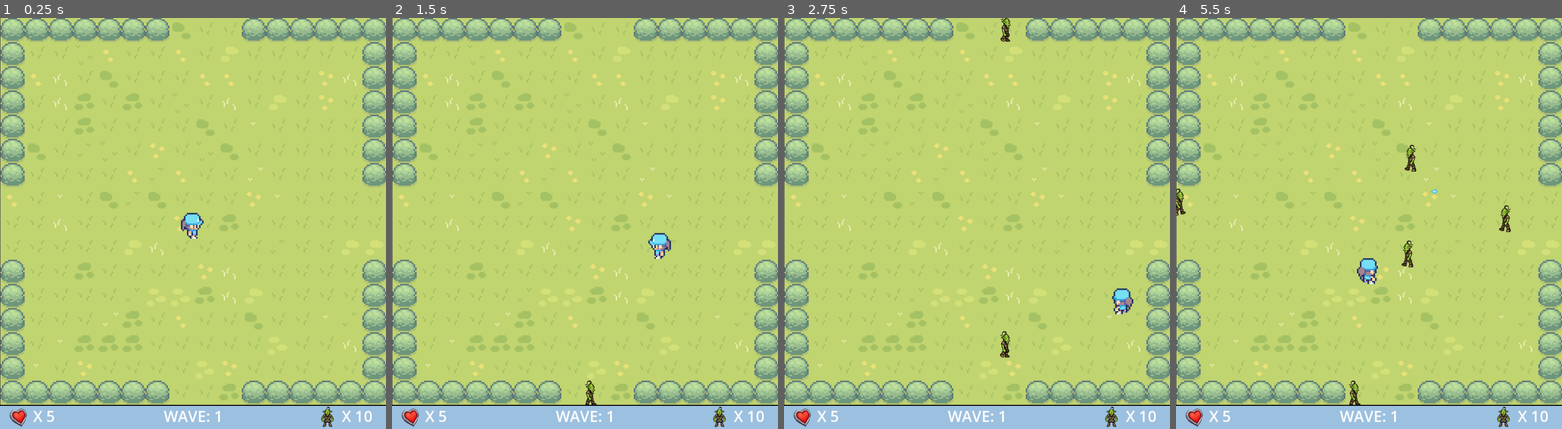
Above: before the commit, frames 1-4 (left to right).
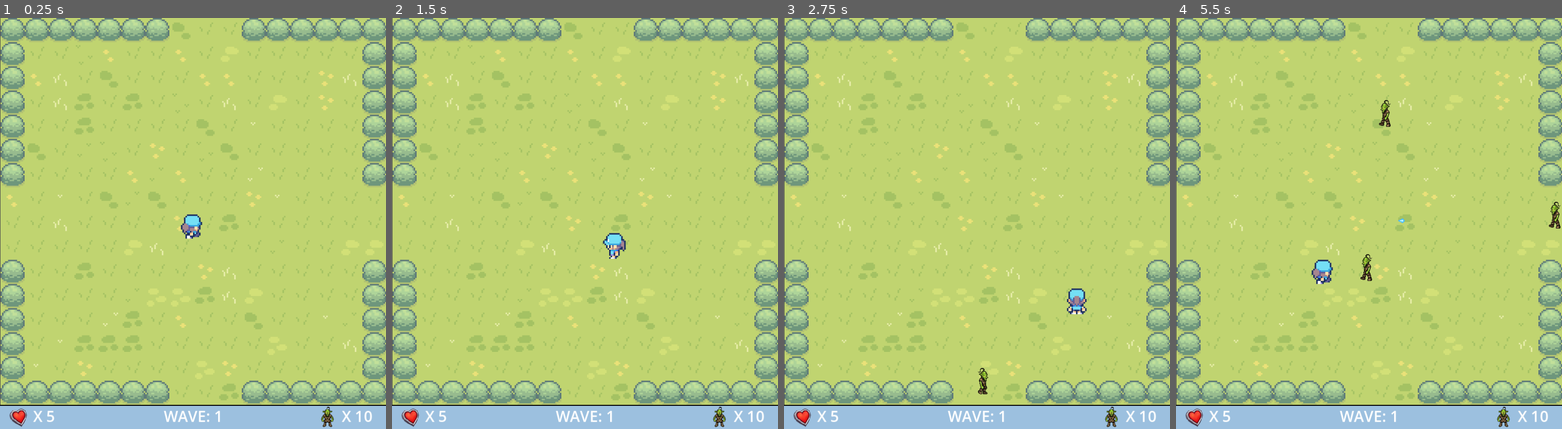
Above: after the commit, the same moments.

Repository: 1Cezzo/stardew-shooter
Game: Godot game, scene res://scenes/main.tscn
The game is run twice, just before and just after one commit, with the same random seed, the same clock (stepped at 60 frames per second) and the same inputs.
Inputs (mouse positions are in pixels of both pictures, inside the frame that each line leads up to):
- Up to frame 1 (0.25 s): no input
- Up to frame 2 (1.5 s): tap Enter at 0.5 s; move the mouse to (669, 202) at 0.52 s; hold D (right) 0.53-1.28 s; click (669, 202) at 0.67 s; move the mouse to (507, 244) at 1.27 s; hold S (down) from 1.28 s (still down)
- Up to frame 3 (2.75 s): move the mouse to (1015, 133) at 2.02 s; release S (down) at 2.03 s; hold D (right) from 2.03 s (still down)
- Up to frame 4 (5.5 s): move the mouse to (1349, 305) at 2.77 s; release D (right) at 2.78 s; hold W (up) 2.78-3.53 s; click (1349, 305) at 2.92 s; move the mouse to (1484, 285) at 3.52 s; hold A (left) 3.53-5.03 s; move the mouse to (1253, 161) at 4.27 s; move the mouse to (1388, 223) at 5.02 s; hold S (down) from 5.03 s (still down); click (1388, 223) at 5.17 s

The runs differ from the first frame. In frame 1, 0.2% of the frame differs, in the area x 46-53%, y 47-54%; in frame 2, 0.6%; in frame 3, 0.9%; in frame 4, 1.4%, in the area x 0-100%, y 19-95%.

Commit message:
functionality for game over button is no

Diff:
--- a/scenes/main.gd
+++ b/scenes/main.gd
@@ -6,13 +6,23 @@
 
 # Called when the node enters the scene tree for the first time.
 func _ready():
+	new_game()
+	$GameOver/Button.pressed.connect(new_game)
+
+func new_game():
 	max_enemies = 10
 	wave = 1
 	lives = 5
+	$Player.reset()
+	get_tree().call_group("enemies", "queue_free")
+	get_tree().call_group("bullets", "queue_free")
+	get_tree().call_group("items", "queue_free")
 	$HUD/LivesLabel.text = "X " + str(lives)
 	$HUD/WaveLabel.text = "WAVE: " + str(wave)
 	$HUD/EnemiesLabel.text = "X " + str(max_enemies)
 	$GameOver.hide()
+	get_tree().paused = true
+	$RestartTimer.start()
 
 # Called every frame. 'delta' is the elapsed time since the previous frame.
 func _process(_delta):
@@ -24,4 +34,8 @@
 	$HUD/LivesLabel.text = "X " + str(lives)
 	if lives <= 0:
 		get_tree().paused = true
+		$GameOver/WavesSurvivedLabel.text = "WAVES SURVIED: " + str(wave - 1)
 		$GameOver.show()
+
+func _on_restart_timer_timeout():
+	get_tree().paused = false
--- a/scenes/main.tscn
+++ b/scenes/main.tscn
@@ -22,6 +22,10 @@
 
 [node name="EnemySpawner" parent="." instance=ExtResource("3_v5wei")]
 
+[node name="RestartTimer" type="Timer" parent="."]
+process_mode = 2
+one_shot = true
+
 [node name="HUD" parent="." instance=ExtResource("7_upwyg")]
 offset = Vector2(0, 768)
 transform = Transform2D(1, 0, 0, 1, 0, 768)
@@ -31,3 +35,4 @@
 
 [connection signal="shoot" from="Player" to="BulletManager" method="_on_player_shoot"]
 [connection signal="hit_p" from="EnemySpawner" to="." method="_on_enemy_spawner_hit_p"]
+[connection signal="timeout" from="RestartTimer" to="." method="_on_restart_timer_timeout"]
--- a/scenes/player.gd
+++ b/scenes/player.gd
@@ -11,9 +11,12 @@
 var screen_size : Vector2
 
 func _ready():
+	screen_size = get_viewport_rect().size
+	reset()
+
+func reset():
 	speed = START_SPEED
 	$ShotTimer.wait_time = NORMAL_SHOT
-	screen_size = get_viewport_rect().size
 	position = screen_size / 2
 	can_shoot = true
 
